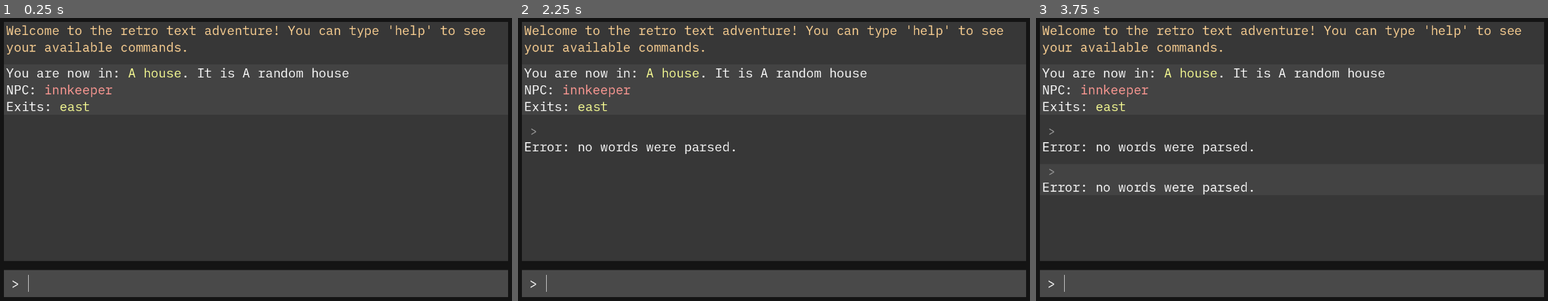
Above: before the commit, frames 1-3 (left to right).
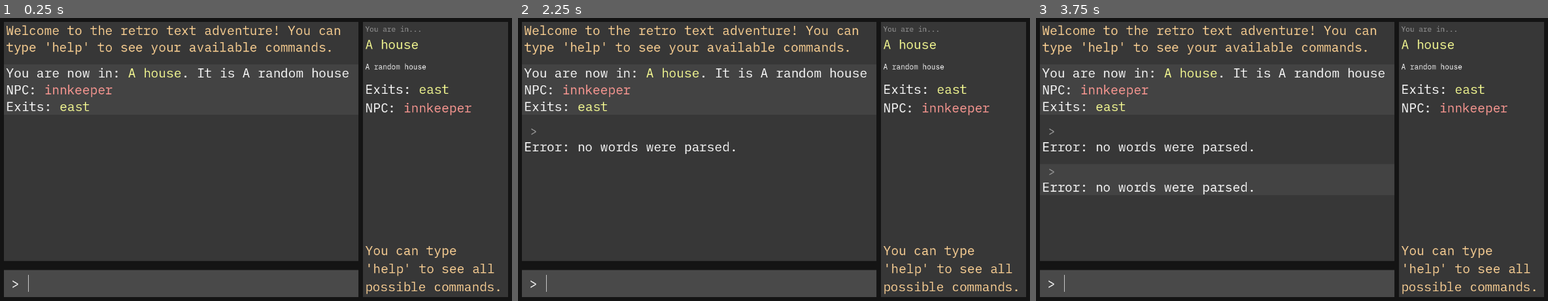
Above: after the commit, the same moments.

Repository: CungSao/textAdventure
Game: Godot game, scene res://game.tscn
Same seed, same stepped clock (60 frames per second), same inputs: the game is played once before the commit and once after it.
Inputs:
- Up to frame 1 (0.25 s): no input
- Up to frame 2 (2.25 s): tap Enter at 0.5, 2 s; hold Up (ui_up) 0.53-1.28 s; tap Space at 1.25 s; hold Down (ui_down) 1.28-2.03 s; hold Up (ui_up) from 2.03 s (still down)
- Up to frame 3 (3.75 s): tap Space at 2.75 s; tap Enter at 3.5 s; release Up (ui_up) at 3.53 s; hold Down (ui_down) from 3.53 s (still down)

The runs differ from the first frame. In frame 1, 3.9% of the frame differs, in the area x 1-100%, y 1-99%; in frame 2, 3.9%; in frame 3, 3.9%.

Commit message:
Side Info Panel #18

Diff:
--- /dev/null
+++ b/asset/main_panel.tres
@@ -0,0 +1,4 @@
+[gd_resource type="StyleBoxFlat" format=3 uid="uid://pfayo3kki8lu"]
+
+[resource]
+bg_color = Color(0.215686, 0.215686, 0.215686, 1)
--- a/game.tscn
+++ b/game.tscn
@@ -1,12 +1,13 @@
-[gd_scene load_steps=13 format=3 uid="uid://d3wba6syqkbrp"]
+[gd_scene load_steps=14 format=3 uid="uid://d3wba6syqkbrp"]
 
-[ext_resource type="Script" path="res://input/Input.gd" id="1_2uw3k"]
-[ext_resource type="FontFile" uid="uid://d078jfhcy6kqy" path="res://fonts/IBMPlexMono-Regular.ttf" id="1_scu14"]
-[ext_resource type="Script" path="res://game.gd" id="2_vas34"]
-[ext_resource type="Script" path="res://CommandProcessor.gd" id="3_ulhwv"]
-[ext_resource type="Script" path="res://RoomManager.gd" id="4_l4nh5"]
-[ext_resource type="PackedScene" uid="uid://c0bvgbk12s7cn" path="res://rooms/room.tscn" id="4_m1qwo"]
-[ext_resource type="PackedScene" uid="uid://cyqy2dka07t03" path="res://game_info.tscn" id="6_lhram"]
+[ext_resource type="FontFile" uid="uid://d078jfhcy6kqy" path="res://asset/IBMPlexMono-Regular.ttf" id="1_scu14"]
+[ext_resource type="Script" path="res://scripts/game.gd" id="2_vas34"]
+[ext_resource type="Script" path="res://scripts/CommandProcessor.gd" id="3_ulhwv"]
+[ext_resource type="Script" path="res://scripts/RoomManager.gd" id="4_l4nh5"]
+[ext_resource type="PackedScene" uid="uid://c0bvgbk12s7cn" path="res://object/rooms/room.tscn" id="5_0kd6g"]
+[ext_resource type="PackedScene" uid="uid://cyqy2dka07t03" path="res://scripts/game_info.tscn" id="6_0kac6"]
+[ext_resource type="Script" path="res://object/input/Input.gd" id="7_tn5pl"]
+[ext_resource type="PackedScene" uid="uid://ct4gxorpfvgdr" path="res://scripts/side_panel.tscn" id="8_8e1is"]
 
 [sub_resource type="StyleBoxEmpty" id="StyleBoxEmpty_hdhih"]
 
@@ -34,7 +35,8 @@
 grow_vertical = 2
 theme = SubResource("Theme_f8l51")
 script = ExtResource("2_vas34")
-input_path = NodePath("Background/MarginContainer/BoxContainer/InputArea/HBoxContainer/Input")
+input_path = NodePath("Background/MarginContainer/Columns/Rows/InputArea/HBoxContainer/Input")
+info_path = NodePath("Background/MarginContainer/Columns/Rows/GameInfo")
 
 [node name="CommandProcessor" type="Node" parent="."]
 script = ExtResource("3_ulhwv")
@@ -42,7 +44,7 @@
 [node name="RoomManager" type="Node" parent="."]
 script = ExtResource("4_l4nh5")
 
-[node name="HouseRoom" parent="RoomManager" instance=ExtResource("4_m1qwo")]
+[node name="HouseRoom" parent="RoomManager" instance=ExtResource("5_0kd6g")]
 offset_left = 1.0
 offset_top = -189.0
 offset_right = 251.0
@@ -50,7 +52,7 @@
 room_name = "A house"
 room_description = "A random house"
 
-[node name="OutsideRoom" parent="RoomManager" instance=ExtResource("4_m1qwo")]
+[node name="OutsideRoom" parent="RoomManager" instance=ExtResource("5_0kd6g")]
 offset_left = 285.0
 offset_top = -189.0
 offset_right = 535.0
@@ -58,7 +60,7 @@
 room_name = "outside"
 room_description = "outside in the village."
 
-[node name="ShedRoom" parent="RoomManager" instance=ExtResource("4_m1qwo")]
+[node name="ShedRoom" parent="RoomManager" instance=ExtResource("5_0kd6g")]
 offset_left = 567.0
 offset_top = -190.0
 offset_right = 817.0
@@ -66,7 +68,7 @@
 room_name = "a shed"
 room_description = "a dusty old shed used for storage."
 
-[node name="Gate" parent="RoomManager" instance=ExtResource("4_m1qwo")]
+[node name="Gate" parent="RoomManager" instance=ExtResource("5_0kd6g")]
 offset_left = 286.0
 offset_top = -359.0
 offset_right = 536.0
@@ -74,7 +76,7 @@
 room_name = "the town gate"
 room_description = "It leads out to the forest to the north."
 
-[node name="Field" parent="RoomManager" instance=ExtResource("4_m1qwo")]
+[node name="Field" parent="RoomManager" instance=ExtResource("5_0kd6g")]
 offset_left = 285.0
 offset_top = -529.0
 offset_right = 535.0
@@ -97,30 +99,38 @@
 theme_override_constants/margin_right = 20
 theme_override_constants/margin_bottom = 20
 
-[node name="BoxContainer" type="VBoxContainer" parent="Background/MarginContainer"]
+[node name="Columns" type="HBoxContainer" parent="Background/MarginContainer"]
 layout_mode = 2
+theme_override_constants/separation = 10
+
+[node name="Rows" type="VBoxContainer" parent="Background/MarginContainer/Columns"]
+layout_mode = 2
+size_flags_horizontal = 3
 theme_override_constants/separation = 20
 
-[node name="GameInfo" parent="Background/MarginContainer/BoxContainer" instance=ExtResource("6_lhram")]
+[node name="GameInfo" parent="Background/MarginContainer/Columns/Rows" instance=ExtResource("6_0kac6")]
 layout_mode = 2
 
-[node name="InputArea" type="PanelContainer" parent="Background/MarginContainer/BoxContainer"]
+[node name="InputArea" type="PanelContainer" parent="Background/MarginContainer/Columns/Rows"]
 custom_minimum_size = Vector2(0, 60)
 layout_mode = 2
 theme_override_styles/panel = SubResource("StyleBoxFlat_ghkb4")
 
-[node name="HBoxContainer" type="HBoxContainer" parent="Background/MarginContainer/BoxContainer/InputArea"]
+[node name="HBoxContainer" type="HBoxContainer" parent="Background/MarginContainer/Columns/Rows/InputArea"]
 layout_mode = 2
 
-[node name="Caret" type="Label" parent="Background/MarginContainer/BoxContainer/InputArea/HBoxContainer"]
+[node name="Caret" type="Label" parent="Background/MarginContainer/Columns/Rows/InputArea/HBoxContainer"]
 layout_mode = 2
 text = " > "
 
-[node name="Input" type="LineEdit" parent="Background/MarginContainer/BoxContainer/InputArea/HBoxContainer"]
+[node name="Input" type="LineEdit" parent="Background/MarginContainer/Columns/Rows/InputArea/HBoxContainer"]
 layout_mode = 2
 size_flags_horizontal = 3
 max_length = 48
-script = ExtResource("1_2uw3k")
+script = ExtResource("7_tn5pl")
 
-[connection signal="text_submitted" from="Background/MarginContainer/BoxContainer/InputArea/HBoxContainer/Input" to="." method="_on_input_text_submitted"]
-[connection signal="text_submitted" from="Background/MarginContainer/BoxContainer/InputArea/HBoxContainer/Input" to="Background/MarginContainer/BoxContainer/InputArea/HBoxContainer/Input" method="_on_text_submitted"]
+[node name="SidePanel" parent="Background/MarginContainer/Columns" instance=ExtResource("8_8e1is")]
+layout_mode = 2
+
+[connection signal="text_submitted" from="Background/MarginContainer/Columns/Rows/InputArea/HBoxContainer/Input" to="." method="_on_input_text_submitted"]
+[connection signal="text_submitted" from="Background/MarginContainer/Columns/Rows/InputArea/HBoxContainer/Input" to="Background/MarginContainer/Columns/Rows/InputArea/HBoxContainer/Input" method="_on_text_submitted"]
--- a/input/input_response.tscn
+++ b/object/input/input_response.tscn
@@ -1,7 +1,7 @@
 [gd_scene load_steps=4 format=3 uid="uid://cy17rq28lith3"]
 
-[ext_resource type="Script" path="res://input/input_response.gd" id="1_i228n"]
-[ext_resource type="PackedScene" uid="uid://dobcuadnbwsyi" path="res://input/response.tscn" id="2_u14mm"]
+[ext_resource type="Script" path="res://object/input/input_response.gd" id="1_i228n"]
+[ext_resource type="PackedScene" uid="uid://dobcuadnbwsyi" path="res://object/input/response.tscn" id="2_u14mm"]
 
 [sub_resource type="StyleBoxFlat" id="StyleBoxFlat_7wguv"]
 content_margin_right = 0.0
--- a/items/GuardSword.tres
+++ b/object/items/GuardSword.tres
@@ -1,6 +1,6 @@
 [gd_resource type="Resource" script_class="Item" load_steps=2 format=3 uid="uid://du55n5xhob2cp"]
 
-[ext_resource type="Script" path="res://items/Item.gd" id="1_nsi8p"]
+[ext_resource type="Script" path="res://object/items/Item.gd" id="1_nsi8p"]
 
 [resource]
 script = ExtResource("1_nsi8p")
--- a/items/InnKitchenKey.tres
+++ b/object/items/InnKitchenKey.tres
@@ -1,6 +1,6 @@
 [gd_resource type="Resource" script_class="Item" load_steps=2 format=3 uid="uid://gxv8afxeyu81"]
 
-[ext_resource type="Script" path="res://items/Item.gd" id="1_w7hd5"]
+[ext_resource type="Script" path="res://object/items/Item.gd" id="1_w7hd5"]
 
 [resource]
 script = ExtResource("1_w7hd5")
--- a/npcs/Guard.tres
+++ b/object/npcs/Guard.tres
@@ -1,7 +1,7 @@
 [gd_resource type="Resource" script_class="NPC" load_steps=3 format=3 uid="uid://d3yhi3285ewru"]
 
-[ext_resource type="Script" path="res://npcs/NPC.gd" id="1_4sphx"]
-[ext_resource type="Resource" uid="uid://du55n5xhob2cp" path="res://items/GuardSword.tres" id="1_gdo0m"]
+[ext_resource type="Script" path="res://object/npcs/NPC.gd" id="1_4sphx"]
+[ext_resource type="Resource" uid="uid://du55n5xhob2cp" path="res://object/items/GuardSword.tres" id="1_gdo0m"]
 
 [resource]
 script = ExtResource("1_4sphx")
--- a/npcs/Innkeeper.tres
+++ b/object/npcs/Innkeeper.tres
@@ -1,6 +1,6 @@
 [gd_resource type="Resource" script_class="NPC" load_steps=2 format=3 uid="uid://b0naifgg47eb3"]
 
-[ext_resource type="Script" path="res://npcs/NPC.gd" id="1_21865"]
+[ext_resource type="Script" path="res://object/npcs/NPC.gd" id="1_21865"]
 
 [resource]
 script = ExtResource("1_21865")
--- a/rooms/room.tscn
+++ b/object/rooms/room.tscn
@@ -1,6 +1,6 @@
 [gd_scene load_steps=2 format=3 uid="uid://c0bvgbk12s7cn"]
 
-[ext_resource type="Script" path="res://rooms/room.gd" id="1_6e8ul"]
+[ext_resource type="Script" path="res://object/rooms/room.gd" id="1_6e8ul"]
 
 [node name="Room" type="PanelContainer"]
 custom_minimum_size = Vector2(250, 150)
--- a/project.godot
+++ b/project.godot
@@ -17,7 +17,7 @@
 
 [autoload]
 
-Colors="*res://globals/Colors.gd"
+Colors="*res://scripts/globals/Colors.gd"
 
 [rendering]
 
--- a/CommandProcessor.gd
+++ b/scripts/CommandProcessor.gd
@@ -1,5 +1,7 @@
 extends Node
 
+signal room_changed(new_room)
+signal room_updated(current_room)
 
 var current_room:Room = null
 var player:Player = null
@@ -67,6 +69,7 @@
 		if item.item_name.to_lower().similarity(second_word) > 0.4:
 			current_room.remove_item(item)
 			player.take_item(item)
+			room_updated.emit(current_room)
 			return "You take the " + Colors.wrap_item_text(item.item_name)
 
 	return "There is no " + Colors.wrap_item_text(second_word) + " here."
@@ -80,7 +83,8 @@
 		if second_word.to_lower() == item.item_name.to_lower():
 			current_room.add_item(item)
 			player.drop_item(item)
-			return "You drop the " + item.item_name
+			room_updated.emit(current_room)
+			return "You drop the " + Colors.wrap_item_text(item.item_name)
 	return "There don't have that item."
 
 
@@ -164,4 +168,5 @@
 ###
 func change_room(new_room:Room) -> String:
 	current_room = new_room
+	room_changed.emit(new_room)
 	return new_room.get_full_description()
--- a/RoomManager.gd
+++ b/scripts/RoomManager.gd
@@ -29,7 +29,7 @@
 
 
 func load_item(item_name:String):
-	return load("res://items/%s.tres" % item_name)
+	return load("res://object/items/%s.tres" % item_name)
 
 func load_npc(npc_name:String):
-	return load("res://npcs/%s.tres" % npc_name)
+	return load("res://object/npcs/%s.tres" % npc_name)
--- a/game.gd
+++ b/scripts/game.gd
@@ -1,11 +1,35 @@
 extends Control
 
 @export var input_path:NodePath
+@export var info_path:NodePath
 
-@onready var game_info = $Background/MarginContainer/BoxContainer/GameInfo
 @onready var command_processor: Node = $CommandProcessor
 @onready var room_manager: Node = $RoomManager
 @onready var __input_edit:LineEdit = get_node(input_path)
+@onready var game_info = get_node(info_path)
+
+
+func _ready() -> void:
+	__input_edit.connect("text_changed", _on_text_changed)
+
+	var side_panel = $Background/MarginContainer/Columns/SidePanel
+	command_processor.connect("room_changed", side_panel.handle_room_changed)
+	command_processor.connect("room_updated", side_panel.handle_room_updated)
+
+	var string = "Welcome to the retro text adventure! You can type 'help' to see your available commands."
+	game_info.create_response(Colors.wrap_system_text(string))
+
+	var player = Player.new()
+	#player.take_item(room_manager.load_item("GuardSword"))
+	var starting_room_response = command_processor.initialize(room_manager.get_child(0), player)
+	game_info.create_response(starting_room_response)
+
+
+func _on_input_text_submitted(new_text: String) -> void:
+	if new_text.is_empty(): return
+
+	var response = command_processor.process_command(new_text)
+	game_info.create_response_with_input(response, new_text)
 
 
 func _on_text_changed(new_text):
@@ -15,22 +39,3 @@
 			new_text = new_text.replace("inv", "inventory")
 			__input_edit.text = new_text
 			__input_edit.caret_column = new_text.length()
-
-
-func _ready() -> void:
-	__input_edit.connect("text_changed", _on_text_changed)
-
-	var string = "Welcome to the retro text adventure! You can type 'help' to see your available commands."
-	game_info.create_response(Colors.wrap_system_text(string))
-
-	var player = Player.new()
-	player.take_item(room_manager.load_item("GuardSword"))
-	var starting_room_response = command_processor.initialize(room_manager.get_child(0), player)
-	game_info.create_response(starting_room_response)
-
-
-func _on_input_text_submitted(new_text: String) -> void:
-	if new_text.is_empty(): return
-
-	var response = command_processor.process_command(new_text)
-	game_info.create_response_with_input(response, new_text)
--- a/game_info.gd
+++ b/scripts/game_info.gd
@@ -1,6 +1,6 @@
 extends PanelContainer
 
-const INPUT_RESPONSE = preload("res://input/input_response.tscn")
+const INPUT_RESPONSE = preload("res://object/input/input_response.tscn")
 
 @export var max_lines_remembered = 30
 var should_zebra = false
--- a/game_info.tscn
+++ b/scripts/game_info.tscn
@@ -1,13 +1,16 @@
 [gd_scene load_steps=3 format=3 uid="uid://cyqy2dka07t03"]
 
-[ext_resource type="Script" path="res://game_info.gd" id="1_us003"]
-
-[sub_resource type="StyleBoxFlat" id="StyleBoxFlat_5tssn"]
-bg_color = Color(0.215686, 0.215686, 0.215686, 1)
+[ext_resource type="StyleBox" uid="uid://pfayo3kki8lu" path="res://asset/main_panel.tres" id="1_f7ci2"]
+[ext_resource type="Script" path="res://scripts/game_info.gd" id="1_us003"]
 
 [node name="GameInfo" type="PanelContainer"]
+anchors_preset = 15
+anchor_right = 1.0
+anchor_bottom = 1.0
+grow_horizontal = 2
+grow_vertical = 2
 size_flags_vertical = 3
-theme_override_styles/panel = SubResource("StyleBoxFlat_5tssn")
+theme_override_styles/panel = ExtResource("1_f7ci2")
 script = ExtResource("1_us003")
 path_history = NodePath("ScrollContainer/History")
 path_scroll = NodePath("ScrollContainer")
--- /dev/null
+++ b/scripts/side_panel.gd
@@ -0,0 +1,39 @@
+extends PanelContainer
+
+@export var room_name_path:NodePath
+@export var room_description_path:NodePath
+
+@export var exit_path:NodePath
+@export var npc_path:NodePath
+@export var item_path:NodePath
+
+@onready var room_name = get_node(room_name_path)
+@onready var room_description = get_node(room_description_path)
+@onready var exit_label = get_node(exit_path)
+@onready var npc_label = get_node(npc_path)
+@onready var item_label = get_node(item_path)
+
+
+func handle_room_changed(new_room:Room):
+	room_name.text = new_room.room_name
+	room_description.text = new_room.room_description
+
+	exit_label.text = new_room.get_exit_description()
+
+	var npc_string = new_room.get_npc_description()
+	if npc_string == "":
+		npc_label.hide()
+	else:
+		npc_label.show()
+		npc_label.text = npc_string
+
+	var item_string = new_room.get_item_description()
+	if item_string == "":
+		item_label.hide()
+	else:
+		item_label.show()
+		item_label.text = item_string
+
+
+func handle_room_updated(current_room):
+	handle_room_changed(current_room)
--- /dev/null
+++ b/scripts/side_panel.tscn
@@ -0,0 +1,73 @@
+[gd_scene load_steps=3 format=3 uid="uid://ct4gxorpfvgdr"]
+
+[ext_resource type="StyleBox" uid="uid://pfayo3kki8lu" path="res://asset/main_panel.tres" id="1_cy5u5"]
+[ext_resource type="Script" path="res://scripts/side_panel.gd" id="2_1t0lj"]
+
+[node name="SidePanel" type="PanelContainer"]
+custom_minimum_size = Vector2(320, 0)
+theme_override_styles/panel = ExtResource("1_cy5u5")
+script = ExtResource("2_1t0lj")
+room_name_path = NodePath("MarginContainer/Rows/TitleSection/RoomName")
+room_description_path = NodePath("MarginContainer/Rows/RoomDescription")
+exit_path = NodePath("MarginContainer/Rows/ListArea/Exit")
+npc_path = NodePath("MarginContainer/Rows/ListArea/NPC")
+item_path = NodePath("MarginContainer/Rows/ListArea/Item")
+
+[node name="MarginContainer" type="MarginContainer" parent="."]
+layout_mode = 2
+theme_override_constants/margin_left = 5
+theme_override_constants/margin_top = 5
+theme_override_constants/margin_right = 5
+theme_override_constants/margin_bottom = 5
+
+[node name="Rows" type="VBoxContainer" parent="MarginContainer"]
+layout_mode = 2
+theme_override_constants/separation = 20
+
+[node name="TitleSection" type="VBoxContainer" parent="MarginContainer/Rows"]
+layout_mode = 2
+
+[node name="Info" type="Label" parent="MarginContainer/Rows/TitleSection"]
+layout_mode = 2
+theme_override_colors/font_color = Color(0.631373, 0.631373, 0.631373, 1)
+theme_override_font_sizes/font_size = 16
+text = "You are in..."
+
+[node name="RoomName" type="Label" parent="MarginContainer/Rows/TitleSection"]
+layout_mode = 2
+theme_override_colors/font_color = Color(0.980392, 1, 0.580392, 1)
+text = "A Room"
+
+[node name="RoomDescription" type="Label" parent="MarginContainer/Rows"]
+layout_mode = 2
+theme_override_font_sizes/font_size = 16
+text = "This will be where the room's description goes."
+autowrap_mode = 2
+
+[node name="ListArea" type="VBoxContainer" parent="MarginContainer/Rows"]
+layout_mode = 2
+size_flags_vertical = 3
+
+[node name="Exit" type="RichTextLabel" parent="MarginContainer/Rows/ListArea"]
+layout_mode = 2
+bbcode_enabled = true
+text = "Exits: Option"
+fit_content = true
+
+[node name="NPC" type="RichTextLabel" parent="MarginContainer/Rows/ListArea"]
+layout_mode = 2
+bbcode_enabled = true
+text = "NPC: Option"
+fit_content = true
+
+[node name="Item" type="RichTextLabel" parent="MarginContainer/Rows/ListArea"]
+layout_mode = 2
+bbcode_enabled = true
+text = "Item: Option"
+fit_content = true
+
+[node name="Help" type="Label" parent="MarginContainer/Rows"]
+layout_mode = 2
+theme_override_colors/font_color = Color(1, 0.827451, 0.588235, 1)
+text = "You can type 'help' to see all possible commands."
+autowrap_mode = 2
Renamed: fonts/IBMPlexMono-Regular.ttf -> asset/IBMPlexMono-Regular.ttf
Not shown, changed: asset/IBMPlexMono-Regular.ttf.import
Renamed: Player.gd -> object/Player.gd
Renamed: input/Input.gd -> object/input/Input.gd
Renamed: input/input_response.gd -> object/input/input_response.gd
Renamed: input/response.tscn -> object/input/response.tscn
Renamed: items/Item.gd -> object/items/Item.gd
Renamed: npcs/NPC.gd -> object/npcs/NPC.gd
Renamed: rooms/Exit.gd -> object/rooms/Exit.gd
Renamed: rooms/room.gd -> object/rooms/room.gd
Renamed: globals/Colors.gd -> scripts/globals/Colors.gd
